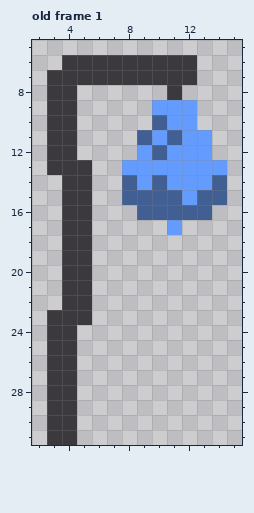
One commit to this pixel-art file: Assets/Games/Iribus/Assets/Sprites/Objetos/CampanaAzul.aseprite. That is the earlier state.
16x32 pixels, 1 frame. Shown: old frame 1: x 2..15, y 5..31. The commit also changed other frames, which this record leaves out.
Once edited:
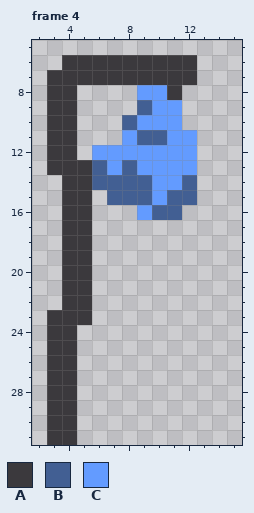
Palette (. is transparent): A #3b393d  B #425f93  C #639bff
A new or re-ordered frame is compared with the old frame closest to it.
What changed:
frames 1 -> 5
--- frame 4 is new; against old frame 1
@@ x 2..15 @@
  7 .AAAAAAAAAA...
- 8 .AA......A....
- 9 .AA.....CCC...
-10 .AA.....BCC...
-11 .AA....BCBCC..
-12 .AA....CBCCC..
-13 .AAA..CCCCCCC.
-14 ..AA..BCBCCCB.
-15 ..AA..BBBBCBB.
-16 ..AA...BBBBB..
-17 ..AA.....C....
+ 8 .AA....CCA....
+ 9 .AA....BCC....
+10 .AA...BCCC....
+11 .AA...CBBCC...
+12 .AA.CCCCCCC...
+13 .AAABCBCCCC...
+14 ..AABBBBCCB...
+15 ..AA.BBBCBB...
+16 ..AA...CBB....
+17 ..AA..........
 18 ..AA..........
Pixel boxes of the changes (left, top, right, bottom) in both pictures:
changed: (92, 85, 227, 235)
